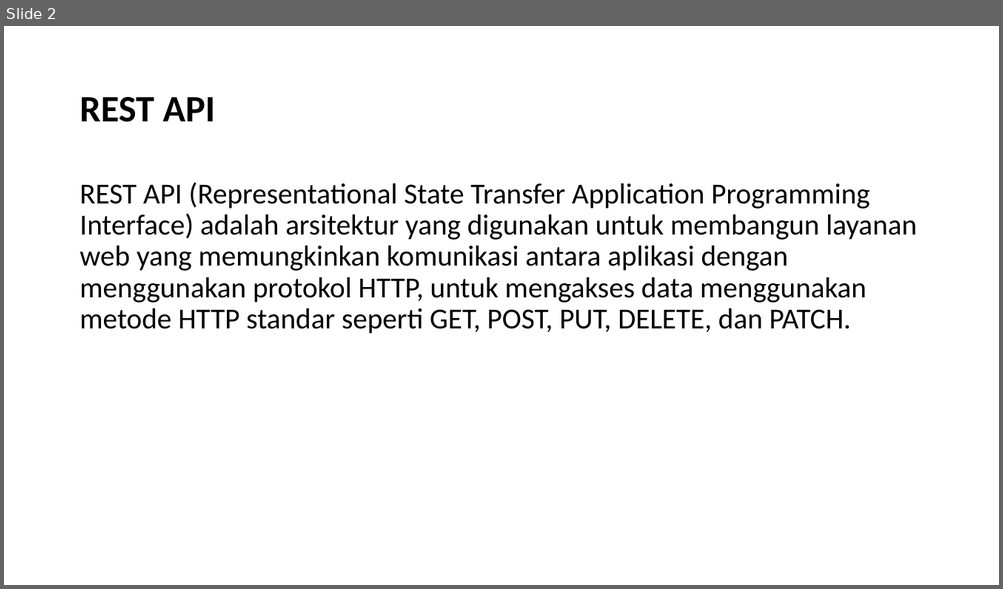
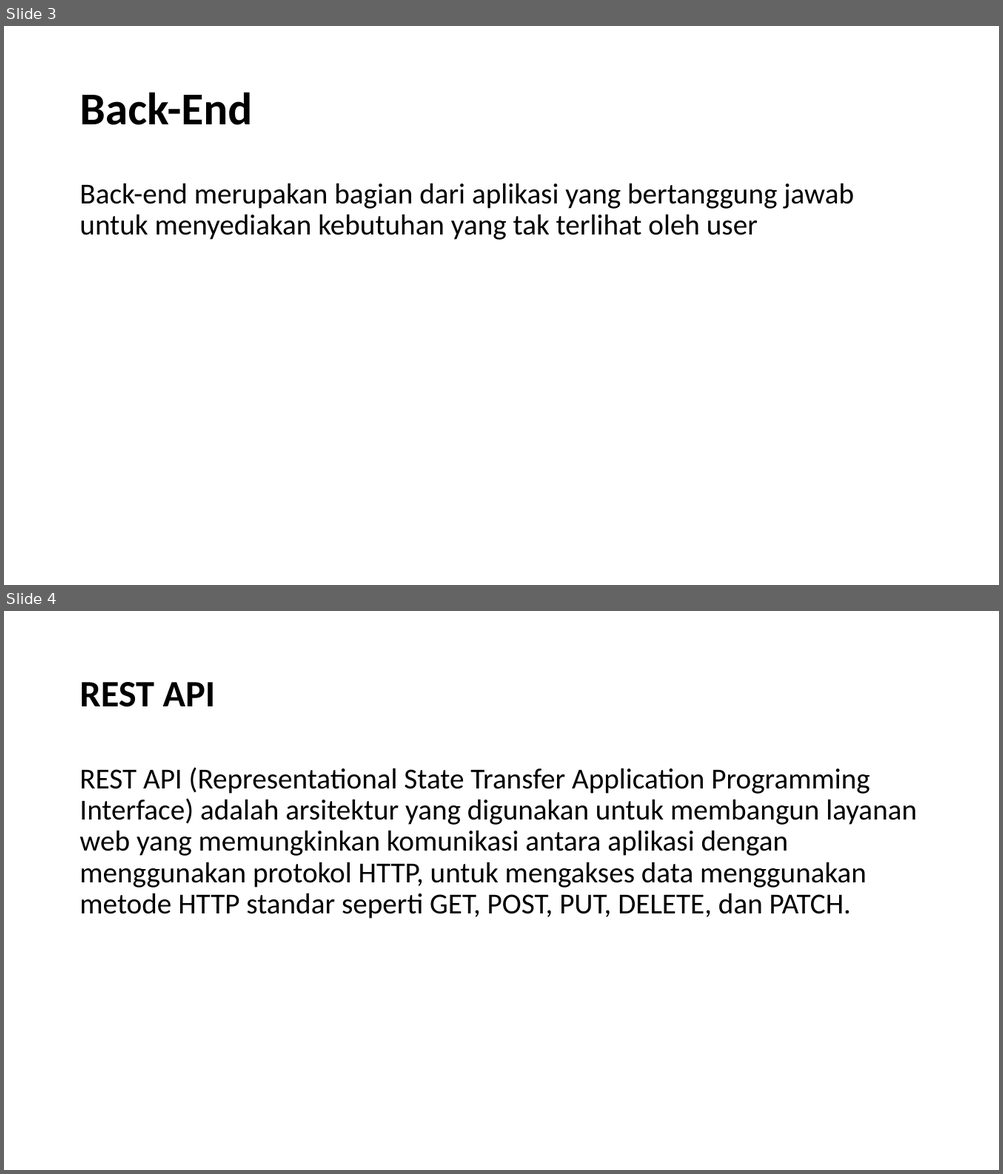
Before and after one commit to NandaHasnan/backend, a slide deck: ppt 2.pptx. Shown one above the other, each under a label of ours: slide 2 before the commit, slides 3 and 4 after it. The pictures are 1003x589 and 1003x1174 pixels, drawn with LibreOffice and Linux fonts; fonts in the diff are those of the drawing. Boxes give left, top, right and bottom in pixels: in the first picture for what was removed or moved away, otherwise in the second. Text is boxed around its words. In the diff, an @@ line names an element or a change of style, - is before the commit and + after.

```diff
--- a/ppt 2.pptx
+++ b/ppt 2.pptx
@@ slide 3 added at bbox=[4, 26, 999, 585], background #FFFFFF @@
@@ title added at bbox=[79, 92, 252, 125], 44 pt, text #000000, bold @@
+Back-End
@@ text added at bbox=[79, 183, 854, 240], 28 pt, text #000000 @@
+Back-end merupakan bagian dari aplikasi yang bertanggung jawab untuk menyediakan kebutuhan yang tak terlihat oleh user
@@ what was slide 2 is now slide 4 @@
```
Also in this commit, not shown: 2 slides changed, 1 other slide added, 4 other files.
